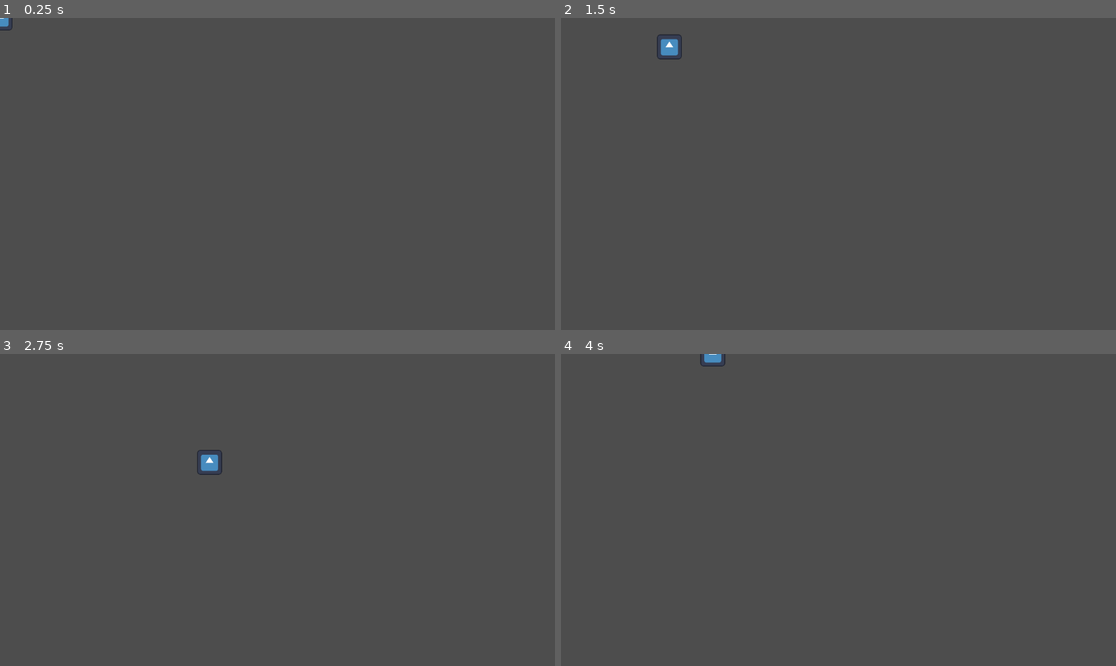
Above: before the commit, frames 1-4 (two rows, left to right).
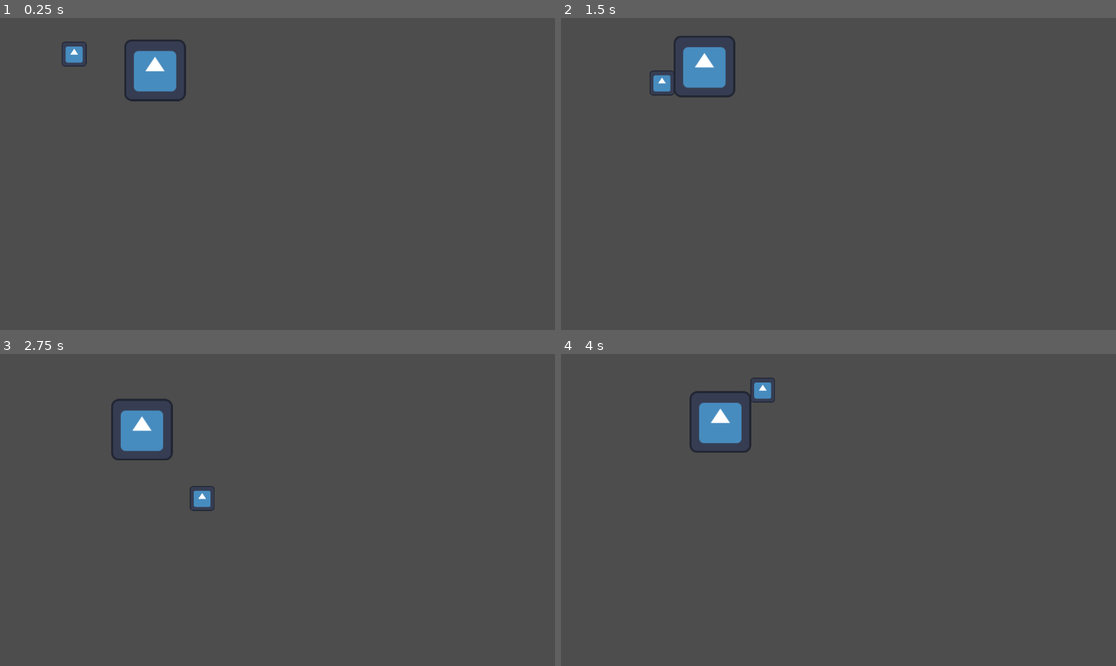
Above: after the commit, the same moments.

Repository: Ahzed11/LLNuxGameJam
Game: Godot game, scene res://scenes/main_level.tscn
Same seed, same stepped clock (60 frames per second), same inputs: the game is played once before the commit and once after it. Before the commit the project has no main scene; this scene is started directly in both runs. The engine's default icon, where the game draws it, is replaced by a stand-in: a white triangle on a blue panel in a dark square.
Inputs:
- Up to frame 1 (0.25 s): no input
- Up to frame 2 (1.5 s): hold Right (ui_right) 0.53-1.28 s; hold Down (ui_down) from 1.28 s (still down)
- Up to frame 3 (2.75 s): release Down (ui_down) at 2.03 s; hold Right (ui_right) from 2.03 s (still down)
- Up to frame 4 (4 s): release Right (ui_right) at 2.78 s; hold Up (ui_up) 2.78-3.53 s; hold Left (ui_left) from 3.53 s (still down)

The runs differ from the first frame. In frame 1, 1.6% of the frame differs, in the area x 0-34%, y 0-27%; in frame 2, 1.7%; in frame 3, 1.8%, in the area x 20-41%, y 14-51%; in frame 4, 1.6%.

Commit message:
add basic ennemy

Diff:
--- a/project.godot
+++ b/project.godot
@@ -11,6 +11,7 @@
 [application]
 
 config/name="Ll Nux Game Jam"
+run/main_scene="res://scenes/main_level.tscn"
 config/features=PackedStringArray("4.2", "GL Compatibility")
 config/icon="res://icon.svg"
 
--- /dev/null
+++ b/scenes/ennemy/ennemy.gd
@@ -0,0 +1,14 @@
+extends CharacterBody2D
+
+
+const run_speed = 50.0
+var player
+
+func _ready():
+	player = get_node("%Player")
+
+func _physics_process(delta):
+	velocity = Vector2.ZERO
+	if player:
+		velocity = position.direction_to(player.position).normalized() * run_speed
+	move_and_slide()
--- /dev/null
+++ b/scenes/ennemy/ennemy.tscn
@@ -0,0 +1,17 @@
+[gd_scene load_steps=4 format=3 uid="uid://uext6j0prhlf"]
+
+[ext_resource type="Script" path="res://scenes/ennemy/ennemy.gd" id="1_woqrw"]
+[ext_resource type="Texture2D" uid="uid://t26m2pry26q6" path="res://icon.svg" id="2_up2fx"]
+
+[sub_resource type="RectangleShape2D" id="RectangleShape2D_dnhqo"]
+size = Vector2(126, 126)
+
+[node name="Ennemy" type="CharacterBody2D"]
+motion_mode = 1
+script = ExtResource("1_woqrw")
+
+[node name="CollisionShape2D" type="CollisionShape2D" parent="."]
+shape = SubResource("RectangleShape2D_dnhqo")
+
+[node name="Sprite2D" type="Sprite2D" parent="."]
+texture = ExtResource("2_up2fx")
--- /dev/null
+++ b/scenes/main_level.gd
@@ -0,0 +1,9 @@
+extends Node2D
+
+# Called when the node enters the scene tree for the first time.
+func _ready():
+	pass
+
+# Called every frame. 'delta' is the elapsed time since the previous frame.
+func _process(delta):
+	pass
--- a/scenes/main_level.tscn
+++ b/scenes/main_level.tscn
@@ -1,7 +1,15 @@
-[gd_scene load_steps=2 format=3 uid="uid://dykhgr4w57dnk"]
+[gd_scene load_steps=4 format=3 uid="uid://dykhgr4w57dnk"]
 
 [ext_resource type="PackedScene" uid="uid://d2q1okg2p2mtl" path="res://scenes/player/player.tscn" id="1_3ju6y"]
+[ext_resource type="Script" path="res://scenes/main_level.gd" id="1_xm7nx"]
+[ext_resource type="PackedScene" uid="uid://uext6j0prhlf" path="res://scenes/ennemy/ennemy.tscn" id="2_t3idd"]
 
 [node name="MainLevel" type="Node2D"]
+script = ExtResource("1_xm7nx")
 
 [node name="Player" parent="." instance=ExtResource("1_3ju6y")]
+unique_name_in_owner = true
+position = Vector2(154, 75)
+
+[node name="Ennemy" parent="." instance=ExtResource("2_t3idd")]
+position = Vector2(334, 111)
